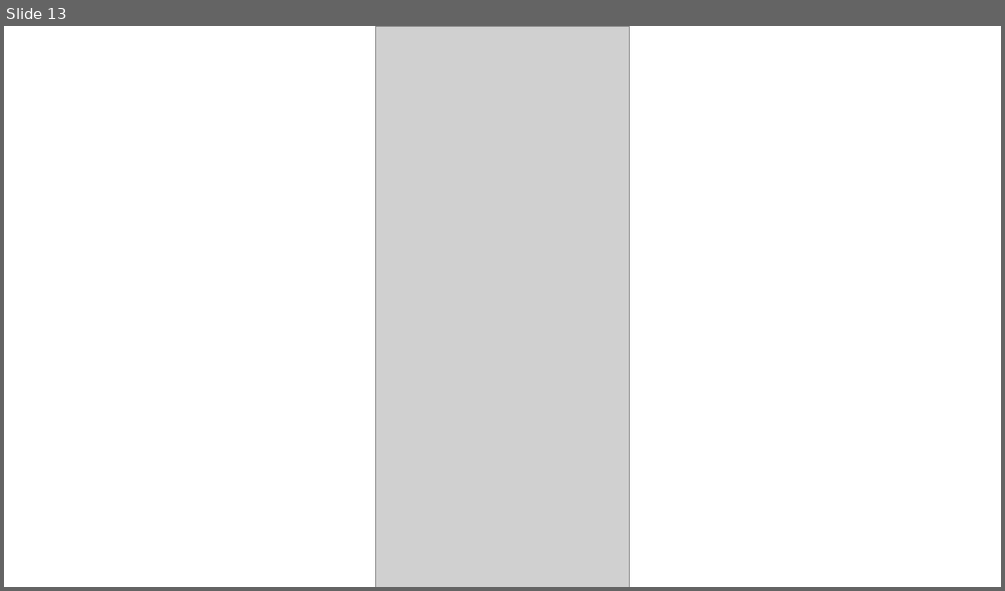
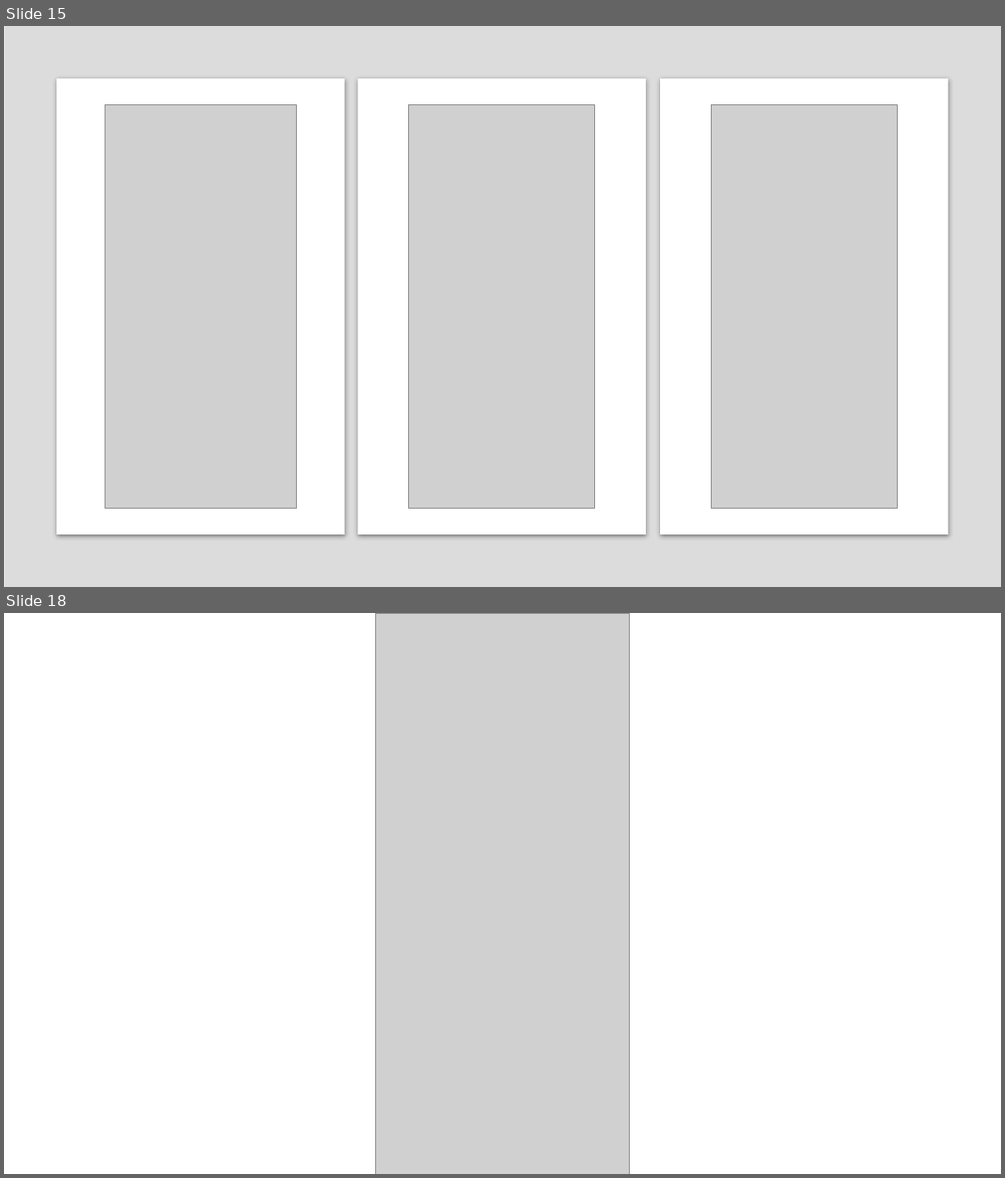
Before and after one commit to rohansanjay/lookdeep-img-classifier, a slide deck: datasets/tranch_master_basic.pptx. Shown one above the other, each under a label of ours: slide 13 before the commit, slides 15 and 18 after it; the slides between them are not shown. The pictures are 1005x591 and 1005x1178 pixels, drawn with LibreOffice and Linux fonts; fonts in the diff are those of the drawing; grey boxes stand for pictures. Boxes give left, top, right and bottom in pixels: in the first picture for what was removed or moved away, otherwise in the second. Text is boxed around its words. In the diff, an @@ line names an element or a change of style, - is before the commit and + after.

```diff
--- a/datasets/tranch_master_basic.pptx
+++ b/datasets/tranch_master_basic.pptx
@@ slide 15 added at [4, 26, 1001, 587], background #FFFFFF @@
@@ rectangle added at [4, 26, 1001, 587], fill #D9D9D9 at 90% opacity @@
@@ rectangle added at [57, 79, 344, 534], fill #FFFFFF @@
@@ rectangle added at [357, 79, 646, 534], fill #FFFFFF @@
@@ rectangle added at [660, 79, 947, 534], fill #FFFFFF @@
@@ picture added at [105, 105, 297, 508] @@
@@ picture added at [409, 105, 595, 508] @@
@@ picture added at [711, 105, 897, 508] @@
@@ what was slide 13 is now slide 18 @@
```
Also in this commit, not shown: 5 slides changed, 15 other slides added, 5 slides removed, 6 other files.
